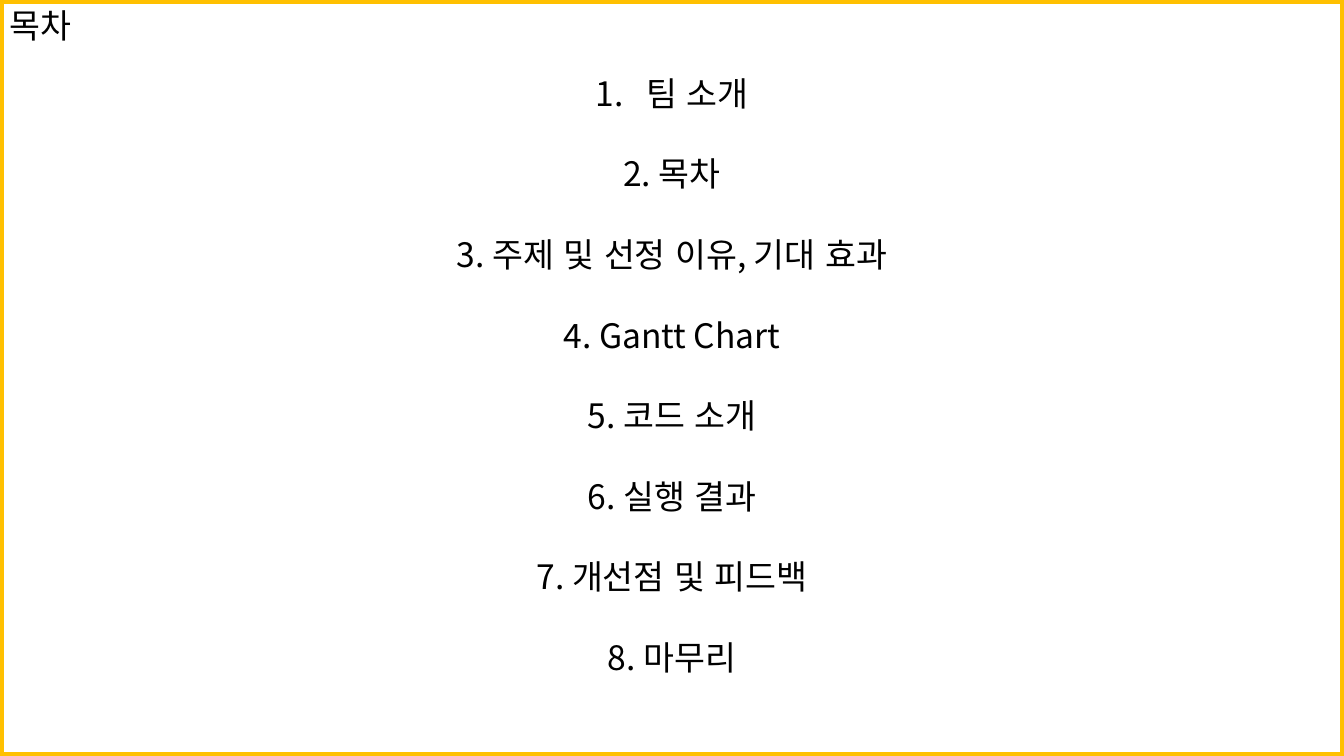
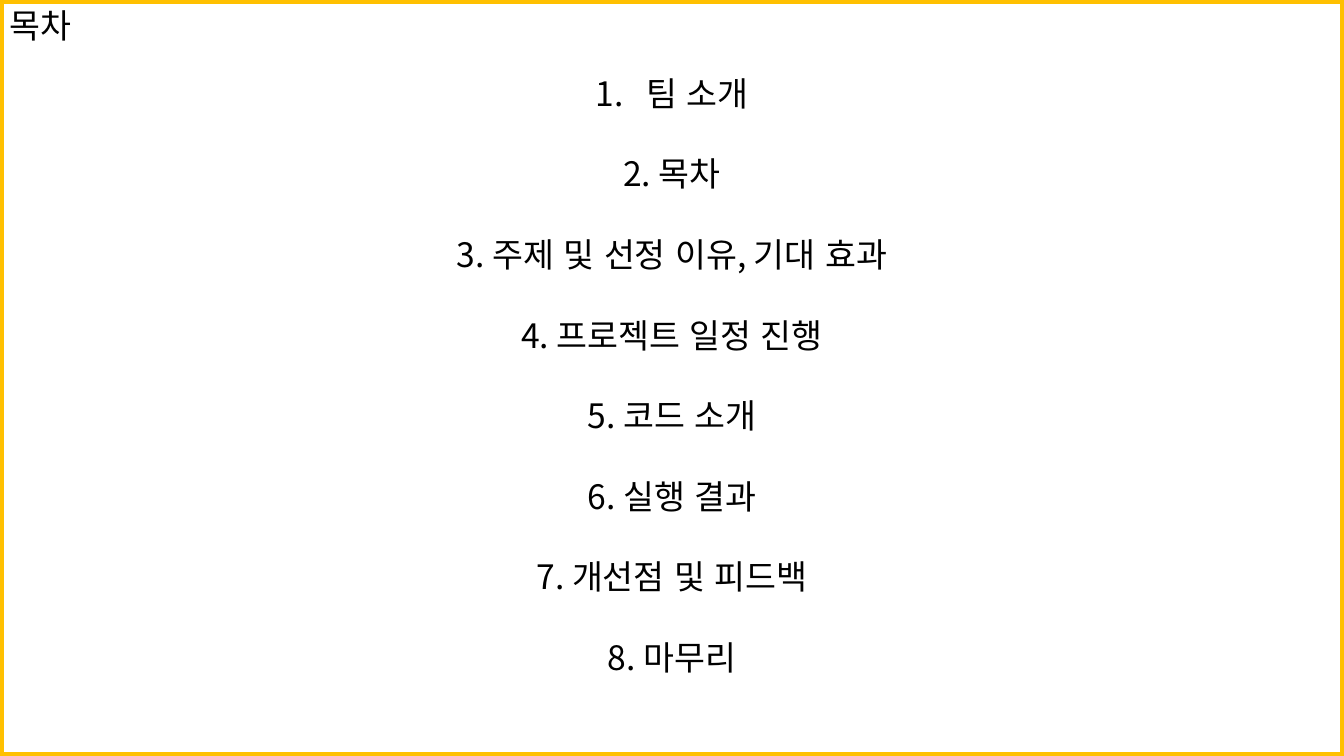
Before and after one commit to 909ma/ATM-System-using-by-C-Language, a slide deck: slide 2 of 기타/발표 자료/메인 발표 시트(양식 이대로 안 합니다, 빨리 짠다고 진짜 골자만 짠 거에요. 그냥 텍스트만 보시고 이렇게 있구나 하시면 도비니다).pptx. Drawn at 1344x756 pixels with LibreOffice and Linux fonts; fonts in the diff are those of the drawing. Boxes give left, top, right and bottom in pixels: in the first picture for what was removed or moved away, otherwise in the second. Text is boxed around its words. In the diff, an @@ line names an element or a change of style, - is before the commit and + after.

```diff
--- a/기타/발표 자료/메인 발표 시트(양식 이대로 안 합니다, 빨리 짠다고 진짜 골자만 짠 거에요. 그냥 텍스트만 보시고 이렇게 있구나 하시면 도비니다).pptx
+++ b/기타/발표 자료/메인 발표 시트(양식 이대로 안 합니다, 빨리 짠다고 진짜 골자만 짠 거에요. 그냥 텍스트만 보시고 이렇게 있구나 하시면 도비니다).pptx
@@ text at bbox=[521, 320, 823, 351]: text changed @@
-4. Gantt Chart
+4. 프로젝트 일정 진행
```
Also in this commit, not shown: 1 other slide changed, 1 slide removed.
